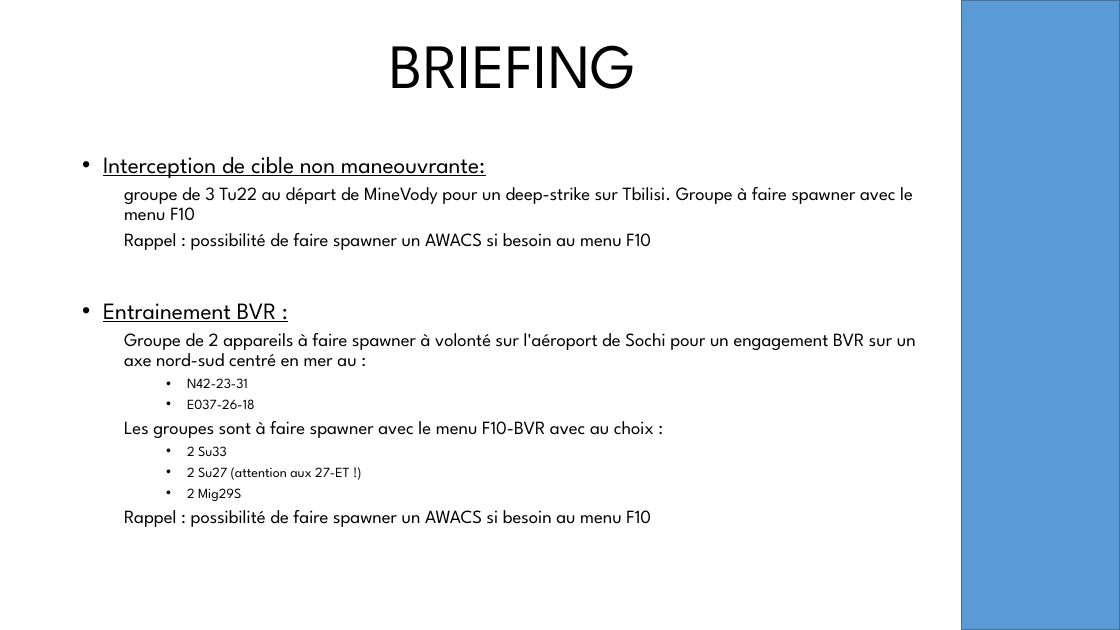
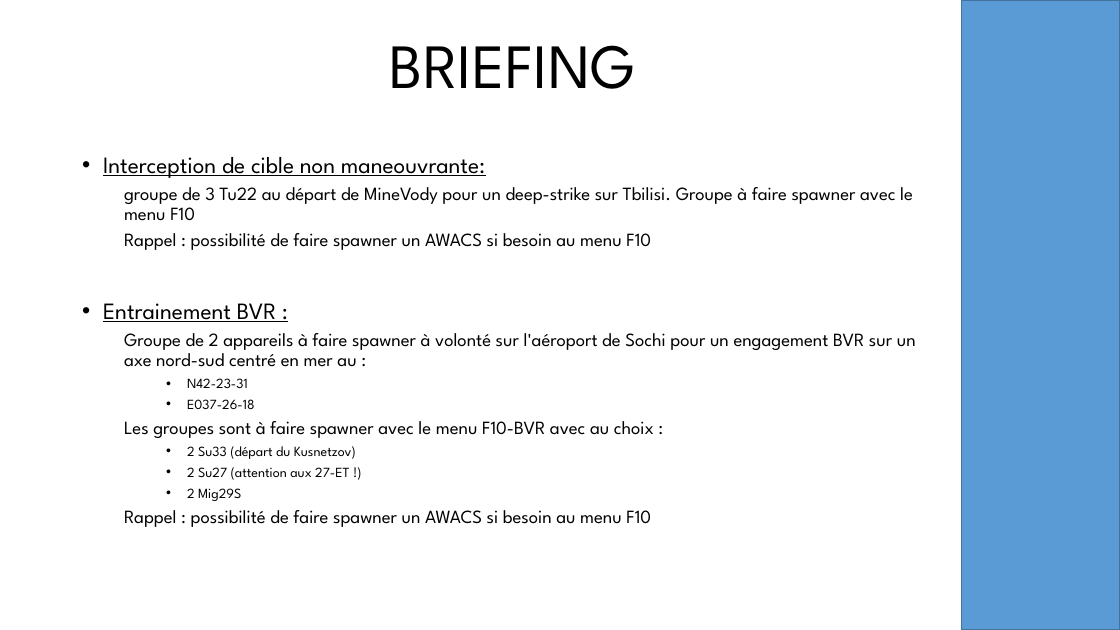
Before and after one commit to oufy-dcs-missions/jtff-missions, a slide deck: slide 3 of vf84-qualification/resources/briefing.pptx. Drawn at 1120x630 pixels with LibreOffice and Linux fonts; fonts in the diff are those of the drawing; background and template pictures are left out. Boxes give left, top, right and bottom in pixels: in the first picture for what was removed or moved away, otherwise in the second. Text is boxed around its words. In the diff, an @@ line names an element or a change of style, - is before the commit and + after.

Commit message:
update briefing

```diff
--- a/vf84-qualification/resources/briefing.pptx
+++ b/vf84-qualification/resources/briefing.pptx
@@ text at <box>187,446,356,459</box>: text changed @@
-    • 2 Su33
+    • 2 Su33 (départ du Kusnetzov)
```
Also in this commit, not shown: 4 other slides changed, 3 slides removed, 1 other file.
